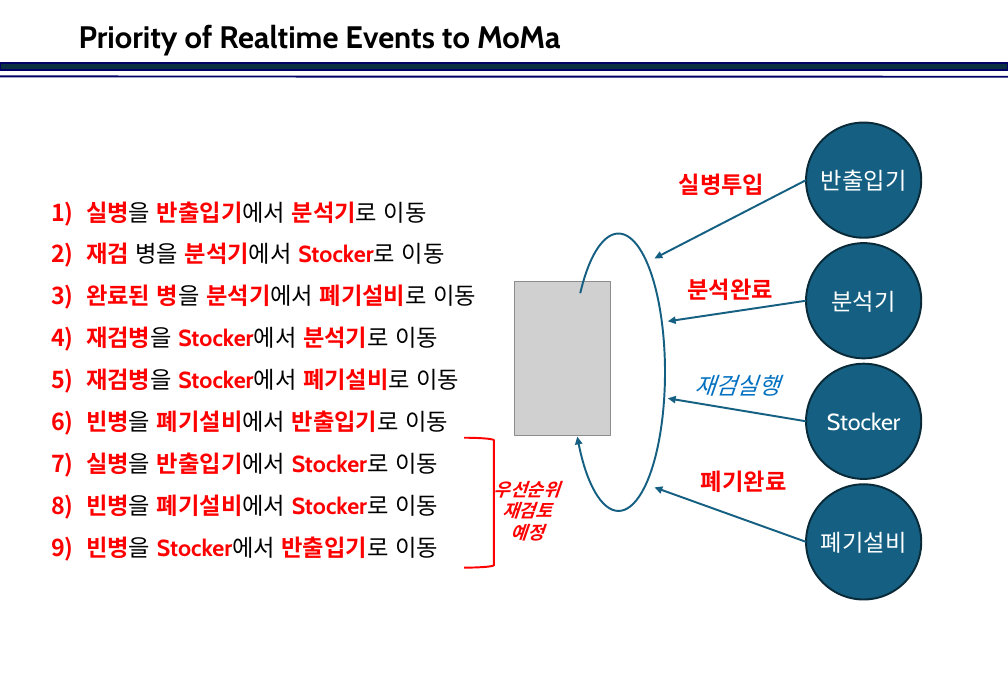
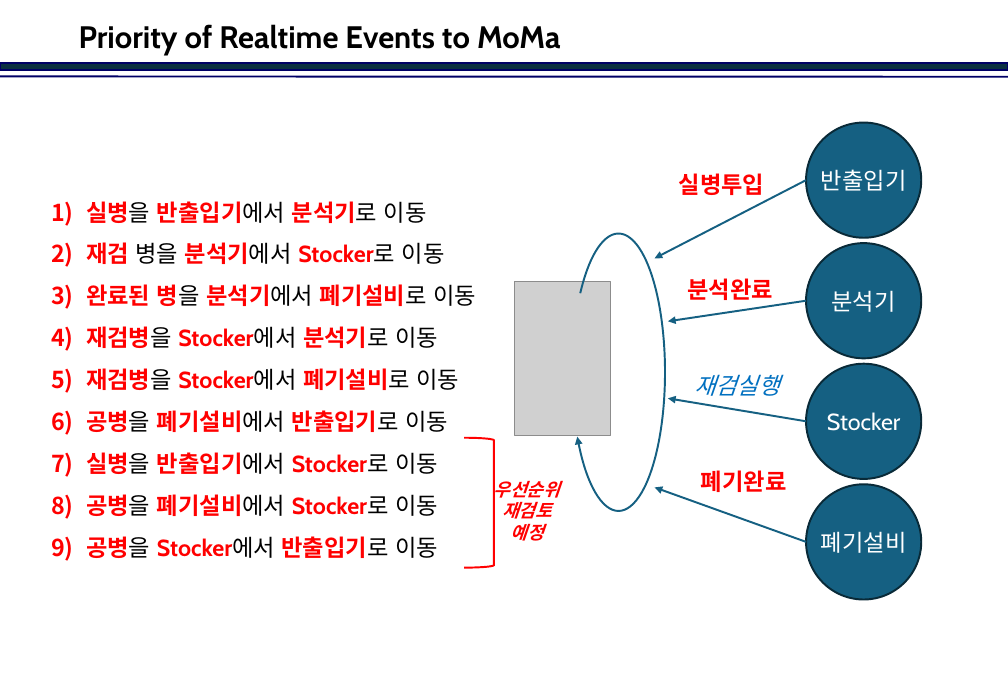
Before and after one commit to jinkabpark/SamickThk_Analysis, a slide deck: slide 15 of 허종원/Travel Scenario.pptx (slide 14 before the commit). Drawn at 1008x698 pixels with LibreOffice and Linux fonts; fonts in the diff are those of the drawing; grey boxes stand for pictures; background and template pictures are left out. Boxes give left, top, right and bottom in pixels: in the first picture for what was removed or moved away, otherwise in the second. Text is boxed around its words. In the diff, an @@ line names an element or a change of style, - is before the commit and + after.

```diff
--- a/허종원/Travel Scenario.pptx
+++ b/허종원/Travel Scenario.pptx
@@ text at <box>86,410,448,432</box>: text changed @@
-6) 빈병을 폐기설비에서 반출입기로 이동
+6) 공병을 폐기설비에서 반출입기로 이동
@@ text at <box>86,494,438,558</box>: text changed @@
-8) 빈병을 폐기설비에서 Stocker로 이동
-9) 빈병을 Stocker에서 반출입기로 이동
+8) 공병을 폐기설비에서 Stocker로 이동
+9) 공병을 Stocker에서 반출입기로 이동
```
Also in this commit, not shown: 17 other slides changed, 2 slides added, 1 slide removed.
